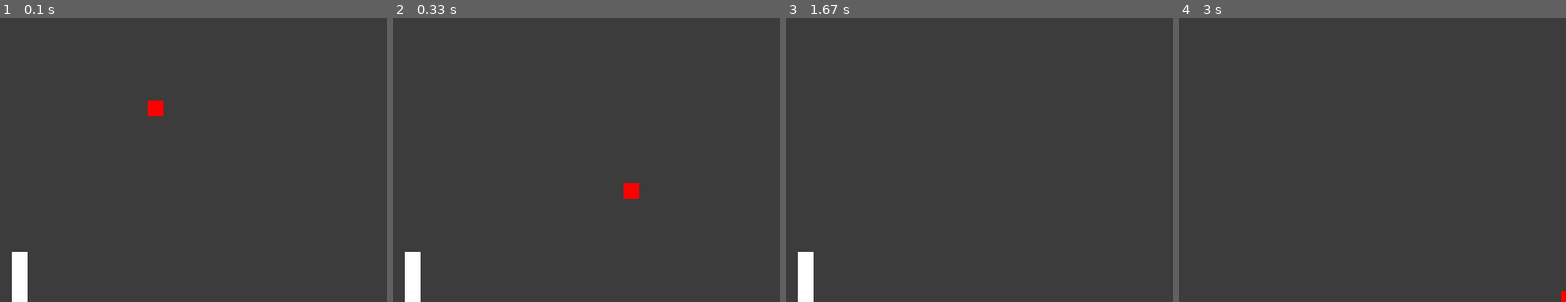
Above: before the commit, frames 1-4 (left to right).
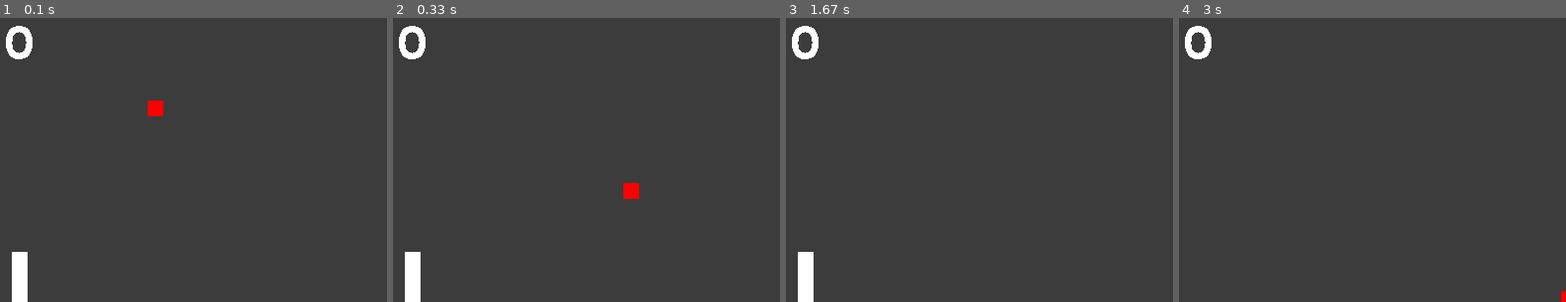
Above: after the commit, the same moments.

Repository: pigmonchu/kata3_pygame
Game: pygame game, started from main.py
Same seed, same stepped clock (60 frames per second), same inputs: the game is played once before the commit and once after it.
Inputs:
- Up to frame 1 (0.1 s): no input
- Up to frame 2 (0.33 s): no input
- Up to frame 3 (1.67 s): hold Up 0.33-0.8 s; hold Down 0.83-1.13 s; hold Up 1.17-1.53 s; hold Down from 1.57 s (still down)
- Up to frame 4 (3 s): tap A at 1.72, 2.78 s; release Down at 1.93 s; hold Up 1.97-2.27 s; hold Down 2.3-2.6 s; hold Up from 2.63 s (still down)
The pictures show only the part of the screen within x 0-50%, y 2-52%; the shares and areas given below are measured in that part.

The runs differ from the first frame. In frame 1, 0.5% of the frame differs, in the area x 1-9%, y 2-15%; in frame 2, 0.5%; in frame 3, 0.5%; in frame 4, 0.5%.

Commit message:
Primer marcador

Diff:
--- a/main.py
+++ b/main.py
@@ -1,6 +1,6 @@
 import pygame as pg
 from pygame.locals import *
-import sys
+import sys, os
 import random
 
 _fps = 60
@@ -104,6 +104,7 @@
 class Game:
     clock = pg.time.Clock()
     pause = False
+    puntuaciones = {1: 0, 2: 0}
 
     def __init__(self, width, height):
         self.size = (width, height)
@@ -126,6 +127,13 @@
         self.player2 = Raquet()
         self.player2.y = 252
         self.player2.x = 16
+
+        self.puntuaciones[1] = 0
+        self.puntuaciones[2] = 0
+
+        fuente = pg.font.Font(os.getcwd()+'/assets/font.ttf', 48)
+        self.marcador1 = fuente.render(str(self.puntuaciones[1]), 0, (255, 255, 255))
+
 
     def start(self):
         while True:
@@ -188,12 +196,13 @@
                 self.player2.avanza()
 
 
-            #Modifica la posición de ball
+            #Modifica la posición de ball y comprueba sus
             if not self.pause:
                 p = self.ball1.avanza()
                 if p:
                     self.pause = True
-                    print("Punto para player{}".format(p))
+                    self.puntuaciones[p] += 1
+                    print("1: {} 2: {}".format(self.puntuaciones[1], self.puntuaciones[2]))
 
             self.ball1.comprobarChoque(self.player1)
             self.ball1.comprobarChoque(self.player2)
@@ -204,6 +213,7 @@
             self.screen.blit(self.ball1, (self.ball1.x, self.ball1.y))
             self.screen.blit(self.player1, (self.player1.x, self.player1.y))
             self.screen.blit(self.player2, (self.player2.x, self.player2.y))
+            self.screen.blit(self.marcador1, (8, 8))
 
             self.display.flip()
 
Binary file added: assets/font.ttf
